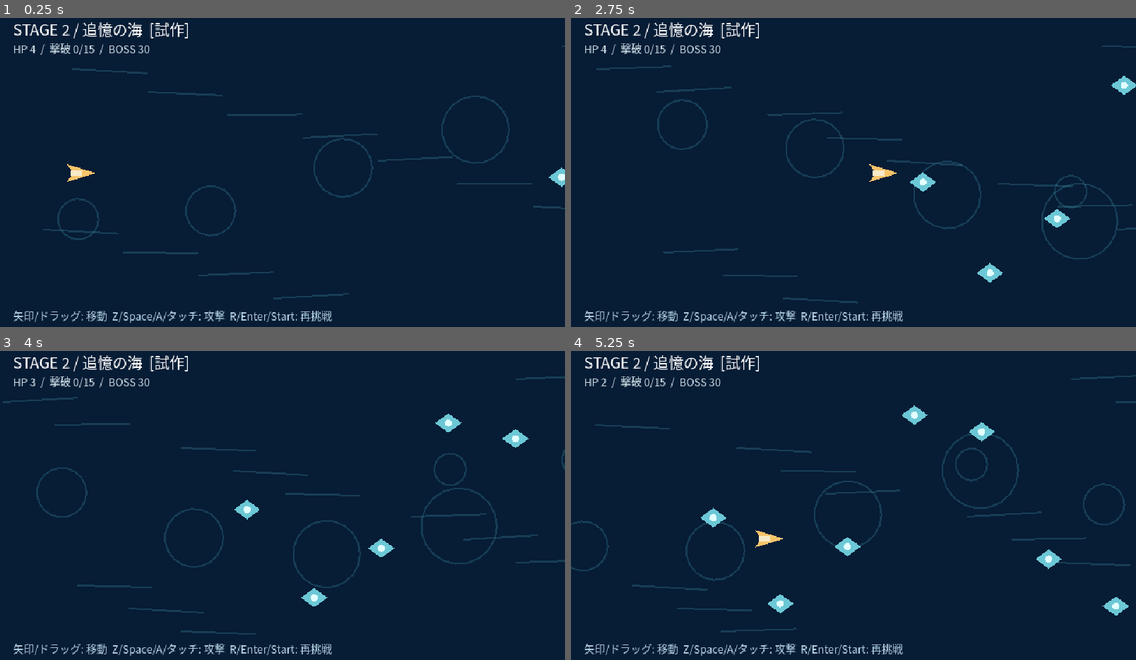
Above: before the commit, frames 1-4 (two rows, left to right).
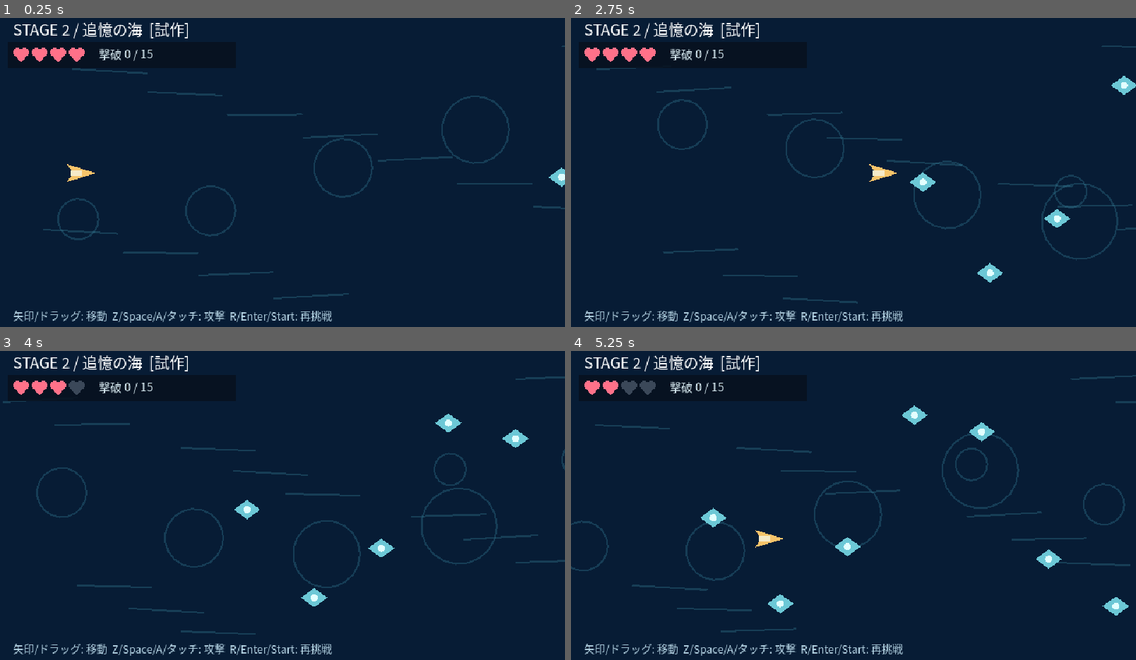
Above: after the commit, the same moments.

Repository: coshimagame/manjusyage
Game: Godot game, scene res://scenes/stage2_combat_prototype.tscn
Two runs of this game, one before a commit and one after it. Both use one fixed random seed, a clock stepped at 60 frames per second and the inputs below. This scene is started directly instead of the project's main scene.
Inputs (mouse positions are in pixels of both pictures, inside the frame that each line leads up to):
- Up to frame 1 (0.25 s): no input
- Up to frame 2 (2.75 s): tap Enter (ui_accept) at 0.5, 0.77 s; move the mouse to (977, 157) at 0.52 s; hold Right (ui_right) 0.53-1.25 s; tap M at 0.6 s; click (977, 157) at 0.67 s; drag from (740, 187) to (825, 237) at 1.27 s; move the mouse to (910, 104) at 2.02 s; hold Right (ui_right) from 2.03 s (still down); tap 2 at 2.1 s
- Up to frame 3 (4 s): release Right (ui_right) at 2.75 s; drag from (254, 570) to (113, 459) at 2.77 s; move the mouse to (452, 554) at 3.52 s; hold Left (ui_left) from 3.53 s (still down); tap H at 3.6 s; tap Enter (ui_accept) at 3.77 s
- Up to frame 4 (5.25 s): release Left (ui_left) at 4.25 s; drag from (684, 459) to (768, 428) at 4.27 s; move the mouse to (881, 505) at 5.02 s; hold Down (ui_down) from 5.03 s (still down); tap P at 5.1 s; click (881, 505) at 5.17 s

The runs differ from the first frame. In frame 1, 0.7% of the frame differs, in the area x 2-27%, y 7-15%; in frame 2, 0.7%; in frame 3, 0.8%, in the area x 1-27%, y 7-17%; in frame 4, 0.7%.

Commit message:
feat(stage2): add readable HP hearts, boss health bar and encounter warning

Diff:
--- a/scripts/stage2_combat_prototype.gd
+++ b/scripts/stage2_combat_prototype.gd
@@ -9,7 +9,9 @@
 var enemy_shots: Array[Vector2] = []
 var time := 0.0
 var spawn_timer := 0.0
-var boss_hp := 30
+const BOSS_MAX_HP := 30
+var boss_hp := BOSS_MAX_HP
+var boss_warning := 0.0
 var hp := 4
 var invulnerable := 0.0
 var phase := "wave"
@@ -31,6 +33,7 @@
 		queue_redraw()
 		return
 	time += delta
+	boss_warning = maxf(0.0, boss_warning - delta)
 	invulnerable = maxf(0.0, invulnerable - delta)
 	var axis := Input.get_vector("ui_left", "ui_right", "ui_up", "ui_down")
 	if touch_finger >= 0:
@@ -84,6 +87,7 @@
 		if wave_kills >= 15:
 			enemies.clear()
 			phase = "boss"
+			boss_warning = 2.0
 	else:
 		var boss_pos := Vector2(530, 180 + 55 * sin(time * 0.8))
 		for j in range(shots.size() - 1, -1, -1):
@@ -165,7 +169,24 @@
 	for p in enemy_shots:
 		draw_circle(p, 4, Color("#ff9eaa"))
 	draw_string(font, Vector2(15, 24), "STAGE 2 / 追憶の海  [試作]", HORIZONTAL_ALIGNMENT_LEFT, -1, 17, Color.WHITE)
-	draw_string(font, Vector2(15, 44), "HP %d  /  撃破 %d/15  /  BOSS %d" % [hp, wave_kills, maxi(boss_hp, 0)], HORIZONTAL_ALIGNMENT_LEFT, -1, 12, Color("#d6e8ef"))
+	# Readable 16-bit-style status HUD; procedural shapes never overwrite approved PNGs.
+	draw_rect(Rect2(9, 31, 258, 30), Color("#07111e", 0.88))
+	for i in range(4):
+		var heart_color := Color("#ff7189") if i < hp else Color("#3b4859")
+		var cx := 24.0 + i * 21.0
+		draw_circle(Vector2(cx - 4.0, 43.0), 5.0, heart_color)
+		draw_circle(Vector2(cx + 4.0, 43.0), 5.0, heart_color)
+		draw_colored_polygon(PackedVector2Array([Vector2(cx - 9, 44), Vector2(cx + 9, 44), Vector2(cx, 55)]), heart_color)
+	draw_string(font, Vector2(112, 50), "撃破 %d / 15" % wave_kills, HORIZONTAL_ALIGNMENT_LEFT, -1, 13, Color("#d6e8ef"))
+	if phase == "boss" or phase == "won":
+		var bar_rect := Rect2(350, 13, 270, 13)
+		draw_rect(bar_rect, Color("#07111e"))
+		draw_rect(Rect2(bar_rect.position + Vector2(2, 2), Vector2((bar_rect.size.x - 4) * clampf(float(boss_hp) / float(BOSS_MAX_HP), 0.0, 1.0), 9)), Color("#ff849d"))
+		draw_rect(bar_rect, Color("#a9dce6"), false, 1.0)
+		draw_string(font, Vector2(350, 43), "BOSS  %d / %d" % [maxi(boss_hp, 0), BOSS_MAX_HP], HORIZONTAL_ALIGNMENT_LEFT, -1, 12, Color("#f5dce4"))
+	if boss_warning > 0.0:
+		draw_rect(Rect2(195, 80, 250, 43), Color("#2c1024", 0.9))
+		draw_string(font, Vector2(218, 109), "WARNING  /  敵主力接近", HORIZONTAL_ALIGNMENT_LEFT, -1, 17, Color("#ffb5a5"))
 	draw_string(font, Vector2(15, 347), "矢印/ドラッグ: 移動  Z/Space/A/タッチ: 攻撃  R/Enter/Start: 再挑戦", HORIZONTAL_ALIGNMENT_LEFT, -1, 12, Color("#b7d6e6"))
 	if phase == "won" or phase == "lost":
 		draw_rect(Rect2(110, 133, 420, 90), Color("#0a1628", 0.93))
